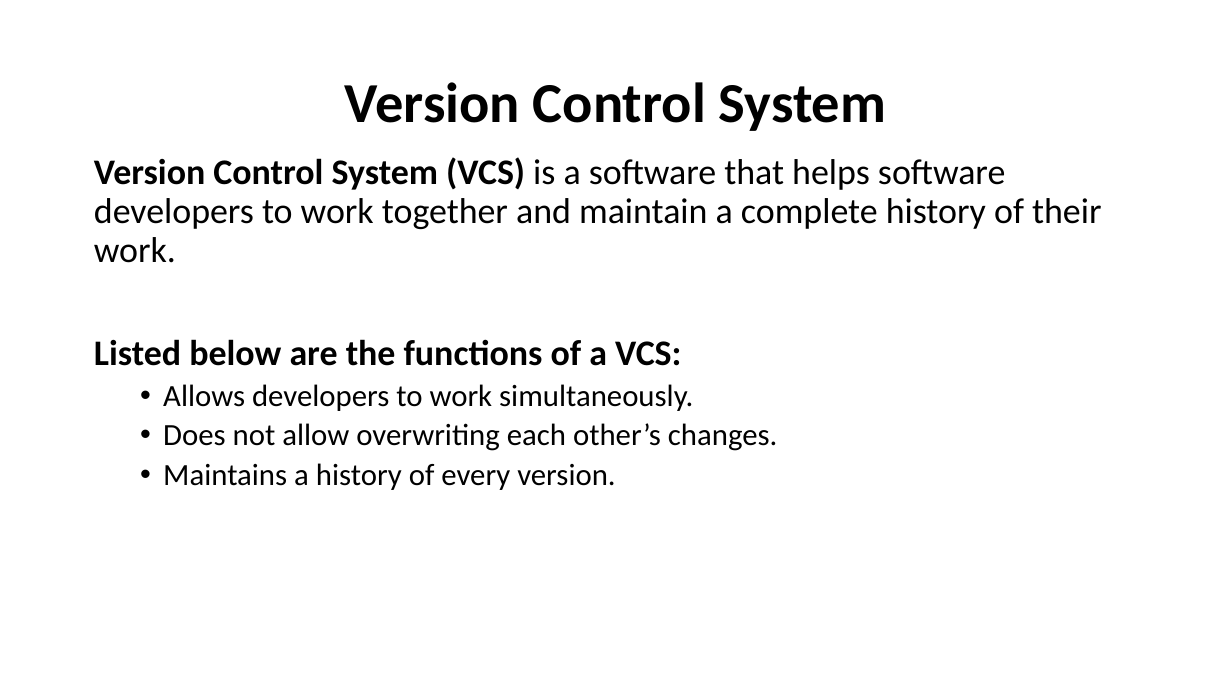
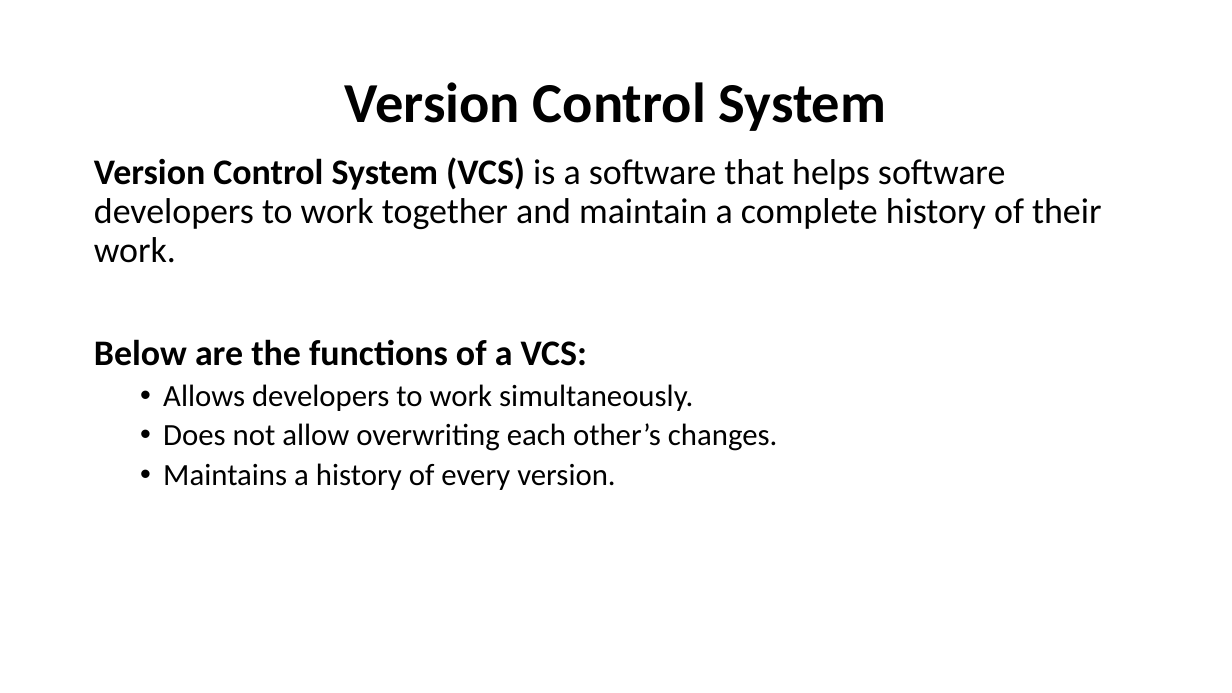
Before and after one commit to Praveenkumargorantala/FDP, a slide deck: slide 2 of Git.pptx (slide 1 before the commit). Drawn at 1232x693 pixels with LibreOffice and Linux fonts; fonts in the diff are those of the drawing. Boxes give left, top, right and bottom in pixels: in the first picture for what was removed or moved away, otherwise in the second. Text is boxed around its words. In the diff, an @@ line names an element or a change of style, - is before the commit and + after.

```diff
--- a/Git.pptx
+++ b/Git.pptx
@@ text at bbox=[94, 339, 587, 366]: text changed @@
-Listed below are the functions of a VCS:
+Below are the functions of a VCS:
```
Also in this commit, not shown: 4 other slides changed, 2 slides added, 2 slides removed.
